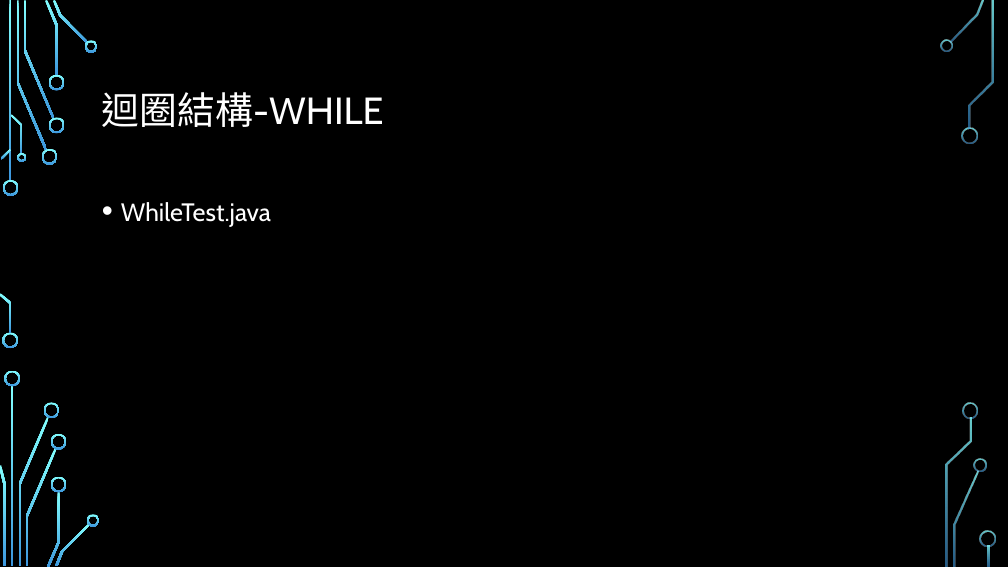
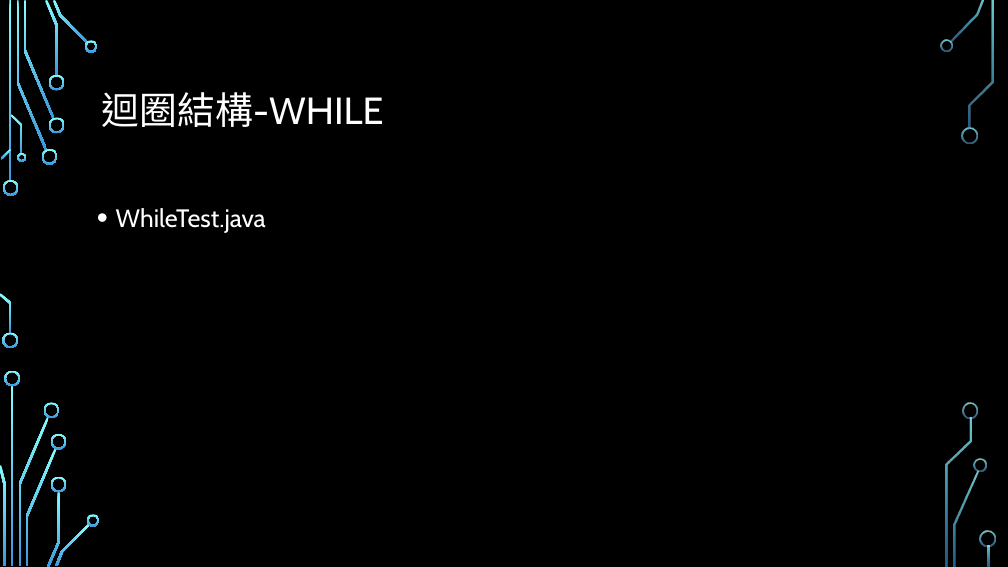
Before and after one commit to Alvin-Lo0729/ncut-java, a slide deck: slide 11 of doc/JAVA0123.pptx. Drawn at 1008x567 pixels with LibreOffice and Linux fonts; fonts in the diff are those of the drawing; background and template pictures are left out. Boxes give left, top, right and bottom in pixels: in the first picture for what was removed or moved away, otherwise in the second. Text is boxed around its words. In the diff, an @@ line names an element or a change of style, - is before the commit and + after.

Commit message:
update ppt

```diff
--- a/doc/JAVA0123.pptx
+++ b/doc/JAVA0123.pptx
@@ text "WhileTest.java": place and size @@
-text "WhileTest.java" at [121, 202, 271, 227]
+text "WhileTest.java" at [116, 208, 266, 233]
```
Also in this commit, not shown: 5 other files.
